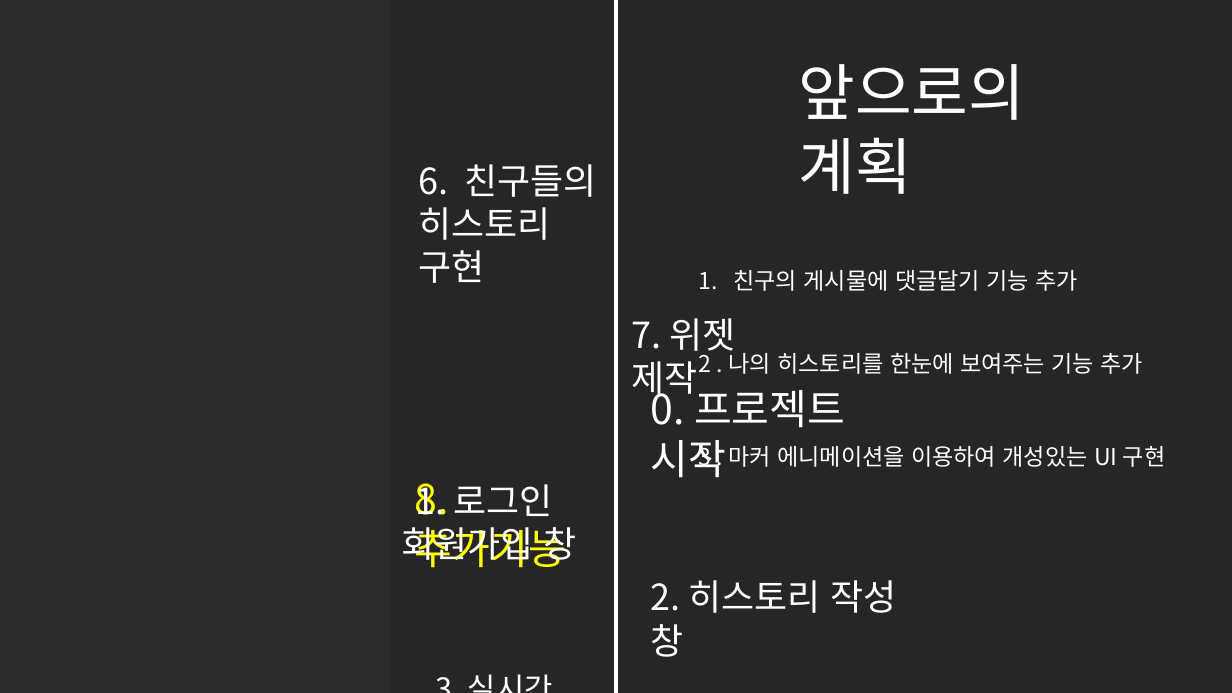
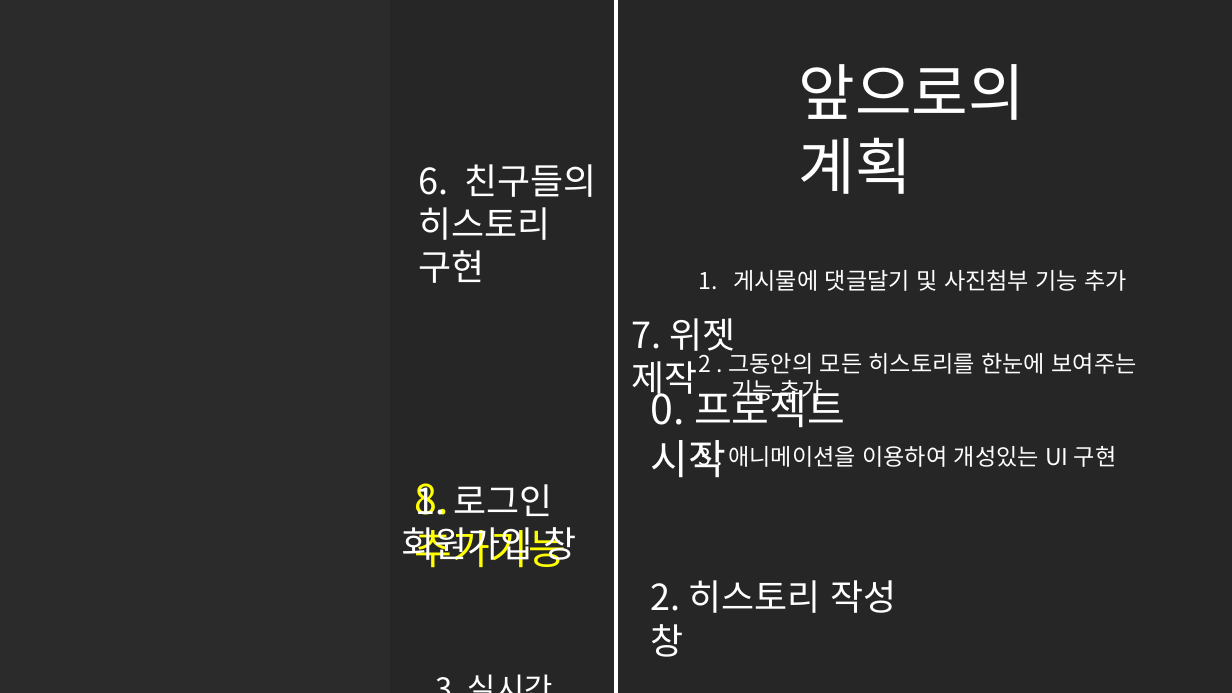
Before and after one commit to fjvbn2003/Time_Travel2, a slide deck: slide 6 of 프로젝트계획서/모바일SW 프로젝트 중간발표.pptx. Drawn at 1232x693 pixels with LibreOffice and Linux fonts; fonts in the diff are those of the drawing; background and template pictures are left out; a plain dark background stands for a picture behind light text. Boxes give left, top, right and bottom in pixels: in the first picture for what was removed or moved away, otherwise in the second. Text is boxed around its words. In the diff, an @@ line names an element or a change of style, - is before the commit and + after.

```diff
--- a/프로젝트계획서/모바일SW 프로젝트 중간발표.pptx
+++ b/프로젝트계획서/모바일SW 프로젝트 중간발표.pptx
@@ text at (733, 270, 1127, 291): text changed @@
-1. 친구의 게시물에 댓글달기 기능 추가
+1. 게시물에 댓글달기 및 사진첨부 기능 추가
@@ text at (699, 348, 1137, 405): text changed @@
-2 . 나의 히스토리를 한눈에 보여주는 기능 추가
+2 . 그동안의 모든 히스토리를 한눈에 보여주는
+기능 추가
@@ text at (699, 441, 1117, 470): text changed @@
-3 . 마커 에니메이션을 이용하여 개성있는 UI 구현
+3 . 애니메이션을 이용하여 개성있는 UI 구현
```
Also in this commit, not shown: 1 other slide changed, 4 other files.
